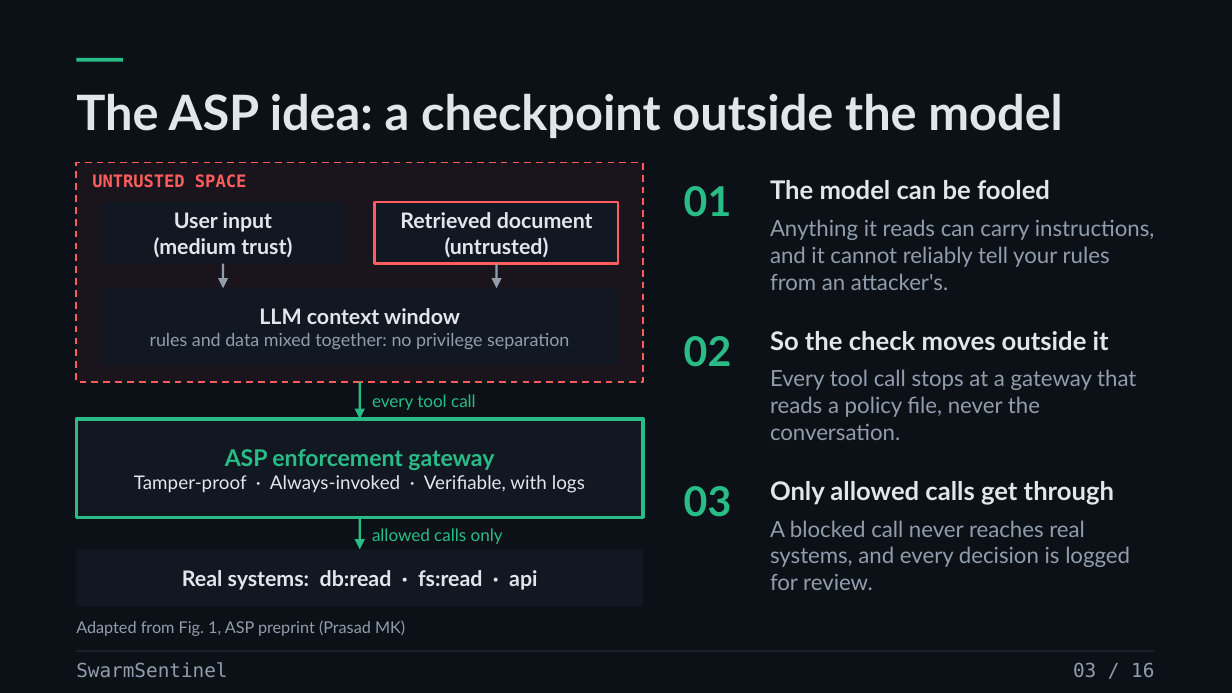
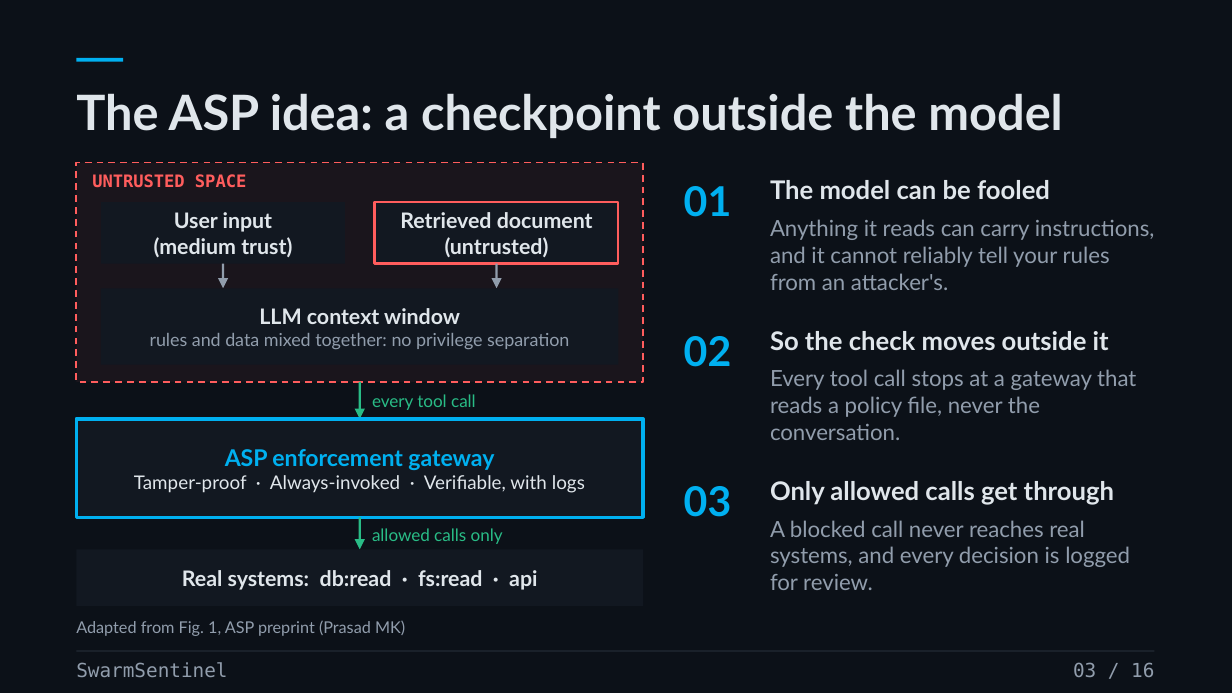
Before and after one commit to prasad-m-k/swarmsentinel, a slide deck: slide 3 of docs/source-materials/SwarmSentinel-v3---Live-Containment.pptx. Drawn at 1232x693 pixels with LibreOffice and Linux fonts; fonts in the diff are those of the drawing. Boxes give left, top, right and bottom in pixels: in the first picture for what was removed or moved away, otherwise in the second. Text is boxed around its words. In the diff, an @@ line names an element or a change of style, - is before the commit and + after.

```diff
--- a/docs/source-materials/SwarmSentinel-v3---Live-Containment.pptx
+++ b/docs/source-materials/SwarmSentinel-v3---Live-Containment.pptx
@@ rectangle at (76, 58, 123, 62): fill #29BC86 to #00B0F0 @@
@@ rectangle at (76, 419, 643, 517): outline #29BC86 2 pt to #00B0F0 2 pt @@
@@ text at (225, 449, 494, 470): text colour #29BC86 to #00B0F0 in "ASP enforcement gateway" @@
@@ text colour #29BC86 to #00B0F0 in 3 elements at (684, 186, 732, 217), (684, 336, 732, 367), (684, 486, 732, 517) @@
```
Also in this commit, not shown: 16 other slides changed.
